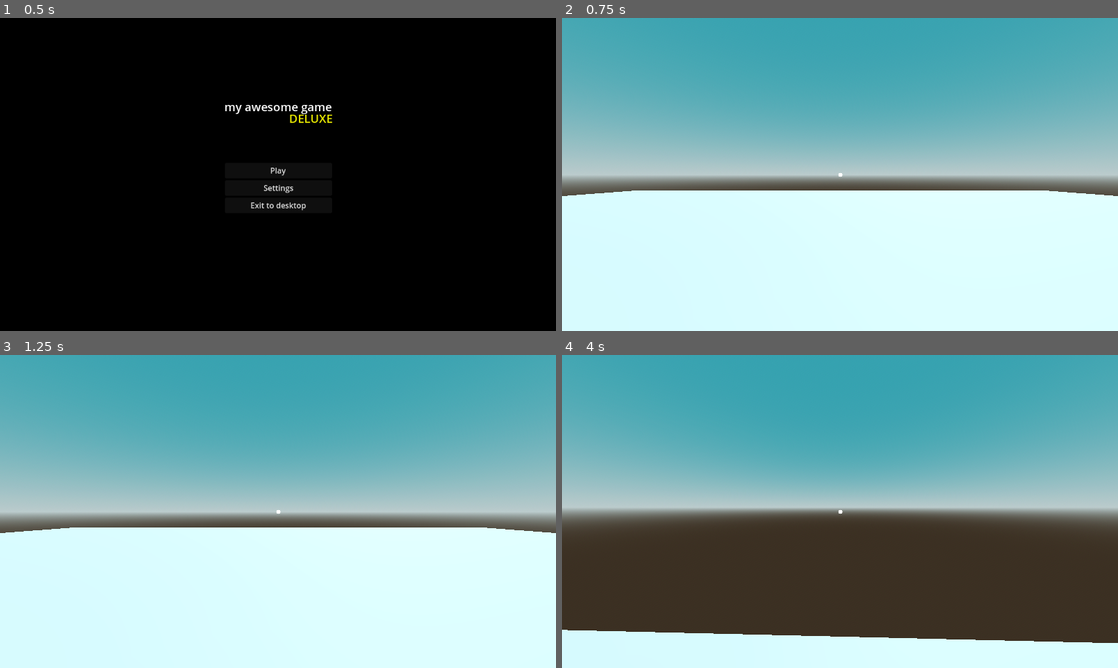
Above: before the commit, frames 1-4 (two rows, left to right).
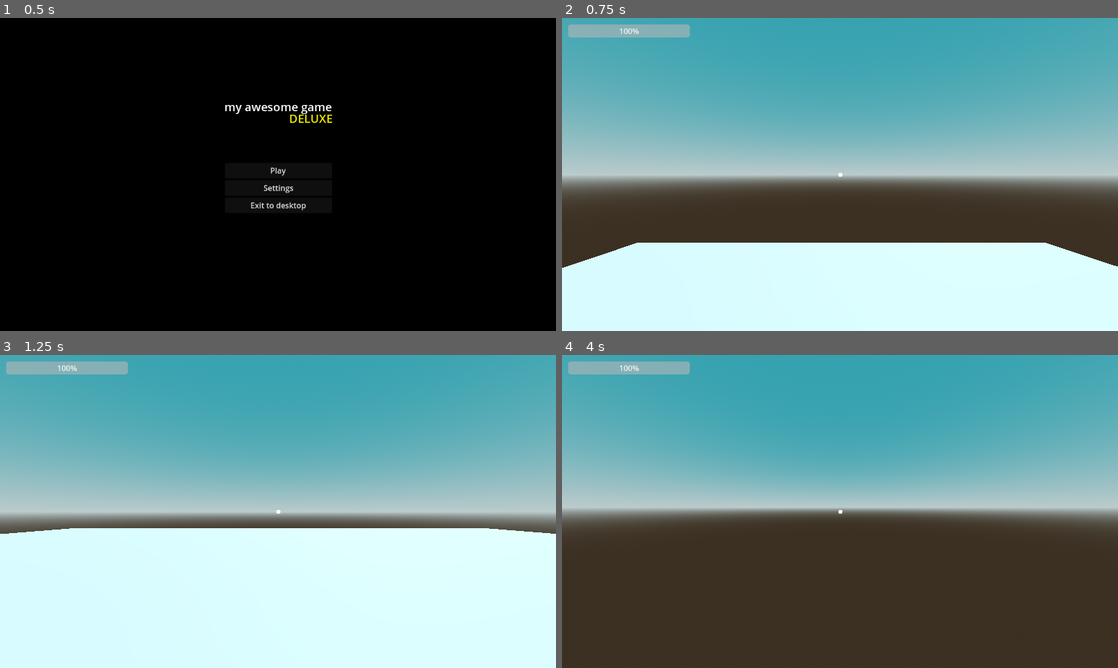
Above: after the commit, the same moments.

Repository: BingleyPro/time-drift
Game: Godot game, scene res://scenes/mainMenu.tscn
The game is run twice, just before and just after one commit, with the same random seed, the same clock (stepped at 60 frames per second) and the same inputs.
Inputs (mouse positions are in pixels of both pictures, inside the frame that each line leads up to):
- Up to frame 1 (0.5 s): no input
- Up to frame 2 (0.75 s): click "Play" at 0.5 s
- Up to frame 3 (1.25 s): no input
- Up to frame 4 (4 s): tap Enter at 1.25 s; move the mouse to (867, 511) at 1.27 s; hold Shift (sprint) 1.28-2.03 s; hold W (up) from 1.28 s (still down); tap Space (jump) at 1.52, 2.27, 3.77 s; move the mouse to (812, 511) at 2.02 s; tap C (crouch) at 2.1 s; tap Shift (sprint) at 2.3, 3.6 s; move the mouse to (851, 505) at 2.77 s; hold Shift (sprint) 2.78-3.53 s; tap E (interact) at 2.85 s; move the mouse to (834, 517) at 3.52 s

Frame 1 is identical in both runs. In frame 2, 18% of the frame differs, in the area x 0-100%, y 2-80%; in frame 3, 1.1%; in frame 4, 11%.

Commit message:
added sprint bar

Diff:
--- a/levels/level_1.tscn
+++ b/levels/level_1.tscn
@@ -1,5 +1,6 @@
-[gd_scene load_steps=7 format=3 uid="uid://b2i7ad6vadc21"]
+[gd_scene load_steps=8 format=3 uid="uid://b2i7ad6vadc21"]
 
+[ext_resource type="PackedScene" uid="uid://bq864afmgrexa" path="res://scenes/HUD.tscn" id="1_1o0q2"]
 [ext_resource type="PackedScene" uid="uid://brpt71jl5cg2q" path="res://scenes/player.tscn" id="1_awnm3"]
 
 [sub_resource type="ProceduralSkyMaterial" id="ProceduralSkyMaterial_jkji4"]
@@ -31,13 +32,15 @@
 shadow_enabled = true
 
 [node name="Player" parent="." instance=ExtResource("1_awnm3")]
-transform = Transform3D(1, 0, 0, 0, 1, 0, 0, 0, 1, 0, 0.0561273, 0)
 
 [node name="floor" type="StaticBody3D" parent="."]
-transform = Transform3D(12.47, 0, 0, 0, 0.1, 0, 0, 0, 12.47, 0, 0, 0)
+transform = Transform3D(12, 0, 0, 0, 12, 0, 0, 0, 12, 0.0320969, -7.6473, 0.000197411)
 
 [node name="CollisionShape3D" type="CollisionShape3D" parent="floor"]
-shape = SubResource("BoxShape3D_kven2")
+shape = SubResource("BoxShape3D_bn63v")
 
 [node name="MeshInstance3D" type="MeshInstance3D" parent="floor"]
-mesh = SubResource("BoxMesh_htoj8")
+mesh = SubResource("BoxMesh_e5qeh")
+skeleton = NodePath("../CollisionShape3D")
+
+[node name="HUD" parent="." instance=ExtResource("1_1o0q2")]
--- /dev/null
+++ b/scenes/HUD.tscn
@@ -0,0 +1,9 @@
+[gd_scene format=3 uid="uid://bq864afmgrexa"]
+
+[node name="HUD" type="CanvasLayer"]
+
+[node name="SprintBar" type="ProgressBar" parent="."]
+offset_left = 11.0
+offset_top = 12.0
+offset_right = 264.0
+offset_bottom = 39.0
--- a/scenes/player.gd
+++ b/scenes/player.gd
@@ -6,6 +6,7 @@
 	SPRINTING = 1,
 	CROUCHING = 2
 }
+var hud: Node = null
 
 # All of the actually important stuff
 @onready var head := $head
@@ -19,10 +20,17 @@
 
 # Options
 @export var DEFAULT_SPEED := 3
-@export var JUMP_VELOCITY := 2.5
+@export var JUMP_VELOCITY := 3
 @export var mouse_sensitivity := 0.1
 @export var SPRINT_SPEED := 3.5
 @export var CROUCH_SPEED := 1.5
+@export var MAX_STAMINA := 100.0
+@export var SPRINT_DRAIN_RATE := 20.0
+@export var REGEN_RATE := 10.0
+@export var 	MIN_STAMINA_SPRINT := 10.0
+
+var current_stamina := MAX_STAMINA # current stamina
+var is_sprinting := false # is the player sprinting
 var inputEnabled := true # can the player move?
 var aimlookEnabled := true # can the player look around?
 var interactionsEnabled := true # can the player interact with Interactibles3D?
@@ -33,6 +41,12 @@
 	$MeshInstance3D.hide()
 	Input.mouse_mode = Input.MOUSE_MODE_CAPTURED
 	GameManager.player = self
+
+	hud = get_parent().get_node("HUD")
+	current_stamina = MAX_STAMINA
+
+	if hud == null:
+		push_error("HUD not found")
 
 func _physics_process(delta: float) -> void:
 	if !inputEnabled:
@@ -56,6 +70,8 @@
 	# All of the other processing functions go here
 	_process_interact()
 	_handle_states()
+
+	_update_stamina(delta)
 
 	move_and_slide()
 
@@ -105,13 +121,16 @@
 			change_state(CharacterState.WALKING)
 		else:
 			change_state(CharacterState.CROUCHING)
-	elif Input.is_action_pressed("sprint"):
+	elif Input.is_action_pressed("sprint") and current_stamina >= MIN_STAMINA_SPRINT:
 		if currentState == CharacterState.CROUCHING:
 			return
 		if currentState == CharacterState.SPRINTING:
 			return
+		is_sprinting = true
 		change_state(CharacterState.SPRINTING)
 	else:
+		if currentState == CharacterState.SPRINTING:
+			is_sprinting = false
 		if currentState != CharacterState.WALKING and currentState != CharacterState.CROUCHING:
 			change_state(CharacterState.WALKING)
 
@@ -134,3 +153,23 @@
 	currentState = state
 
 #endregion
+
+func _update_stamina(delta: float) -> void:
+	if is_sprinting:
+		# Drain stamina while sprinting
+		current_stamina -= SPRINT_DRAIN_RATE * delta
+		if current_stamina <= 0:
+			current_stamina = 0
+			change_state(CharacterState.WALKING)  # Stop sprinting when stamina runs out
+	else:
+		# Regenerate stamina when not sprinting
+		if current_stamina < MAX_STAMINA:
+			current_stamina += REGEN_RATE * delta
+			if current_stamina > MAX_STAMINA:
+				current_stamina = MAX_STAMINA
+
+	# Update HUD progress bar
+	if hud:
+		var stamina_bar = hud.get_node("SprintBar")
+		if stamina_bar:
+			stamina_bar.value = current_stamina
Not shown: 1 places in levels/level_1.tscn that only renumber resources
